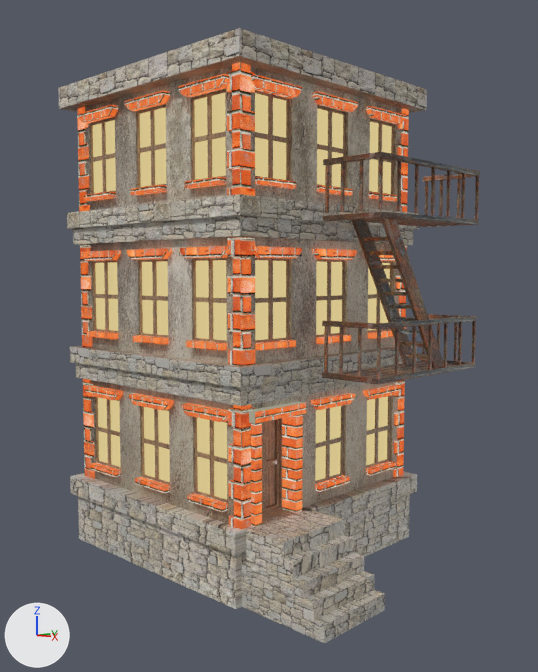
Renders of the Blender file blender_models/build.blend from each side of a commit.
Both versions are drawn from a camera (50 mm lens) standing at (9.87, -9.56, 4.97) and looking at (0.67, -0.03, 3.89). Lighting does not change. The marker at lower left points along +X, +Y and +Z. The older version comes first.

The scene before the commit, as lines of its bpy script (objects in view):
```python
ob_cube_011 = bpy.data.objects.new('Cube.011', me_cube_017)
ob_cube_011.location = (0.0, 0.0, 0.0)
ob_cube_012 = bpy.data.objects.new('Cube.012', me_cube_018)
ob_cube_012.location = (0.0, 0.0, 0.0)
ob_cube_014 = bpy.data.objects.new('Cube.014', me_cube_025)
ob_cube_014.location = (-0.57, 0.68, 0.0)
ob_cube_020 = bpy.data.objects.new('Cube.020', me_cube_014)
ob_cube_020.location = (0.0, 0.0, 0.0)
ob_cube_021 = bpy.data.objects.new('Cube.021', me_cube_019)
ob_cube_021.location = (0.0, 0.0, 0.0)
# also in view: 'Cube.009' at (2.99, 0.62, 4.63); 'Cube.016' at (0.69, 0.0, 0.64); 'Cube.010' at (2.99, 0.7, 4.57); 'Cube.006' at (3.03, 0.69, 3.83); 'Cube.019' at (0.0, 0.0, 5.7)
```
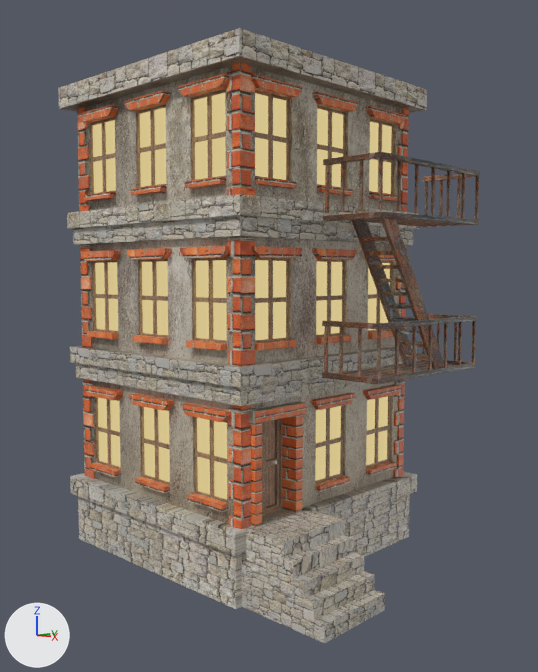
Boxes (x1, y1, x2, y2) around the edits, measured in the pictures (538 x 672 px):
'Cube.014', recoloured
    both: (77, 62, 409, 529)
'Cube.021', recoloured
    both: (78, 74, 406, 512)
'Cube.011', recoloured (orange to brown)
    both: (251, 414, 303, 527)
'Cube.012', recoloured (orange to brown)
    both: (249, 401, 306, 424)

The edits, one by one:
Material 'Material.001' (mat_material_001) is now built by principled_material('Material.001') instead of emission_material('Material.001').
